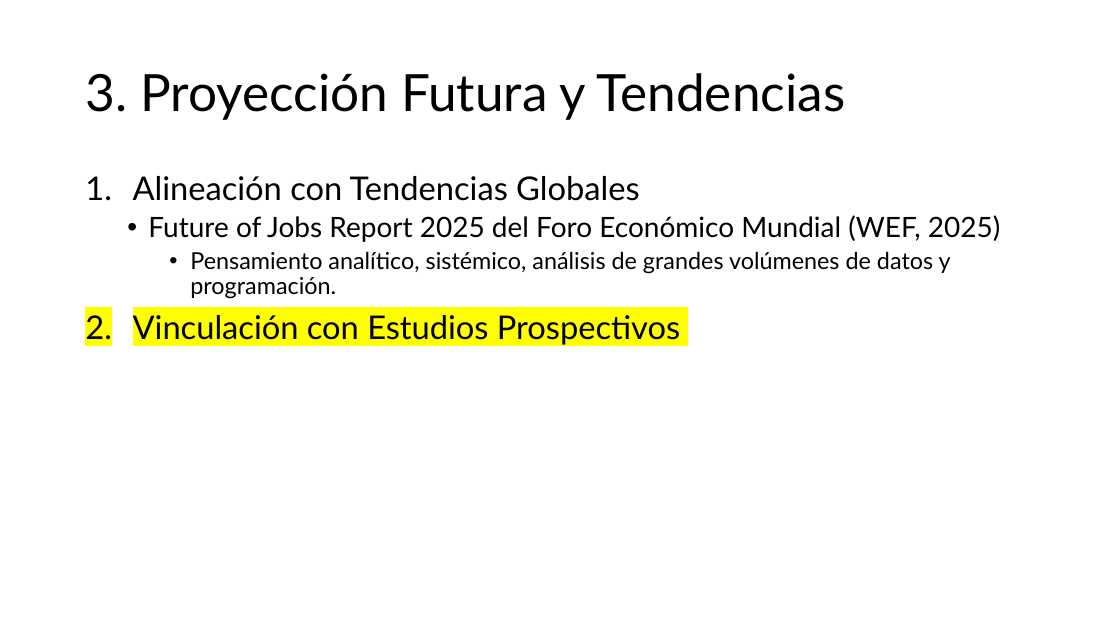
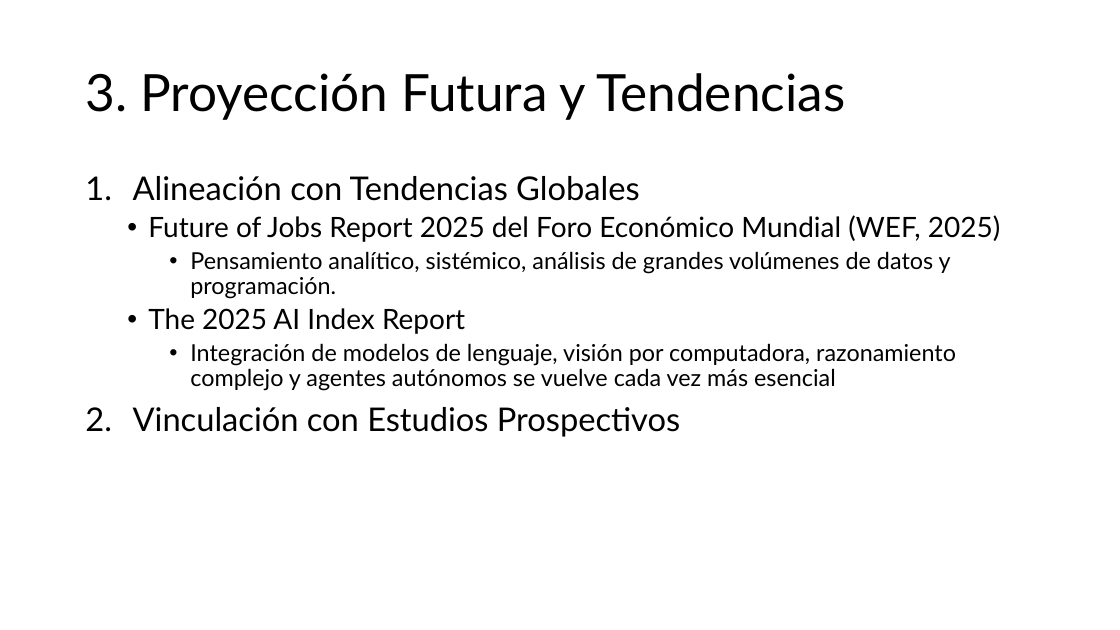
Before and after one commit to aavendan/cdia, a slide deck: slide 4 of 03 Presentación.pptx. Drawn at 1120x630 pixels with LibreOffice and Linux fonts; fonts in the diff are those of the drawing. Boxes give left, top, right and bottom in pixels: in the first picture for what was removed or moved away, otherwise in the second. Text is boxed around its words. In the diff, an @@ line names an element or a change of style, - is before the commit and + after.

Commit message:
Alineación con Tendencias Globales

```diff
--- a/03 Presentación.pptx
+++ b/03 Presentación.pptx
@@ text at <box>148,308,956,391</box>: paragraphs added @@
+  • The 2025 AI Index Report
+    • Integración de modelos de lenguaje, visión por computadora, razonamiento complejo y agentes autónomos se vuelve cada vez más esencial
@@ text at <box>133,407,680,437</box>: highlight #FFFF00 to none in "Vinculación con Estudios Prospectivos" @@
```
Also in this commit, not shown: 1 other slide changed, 1 other file.
